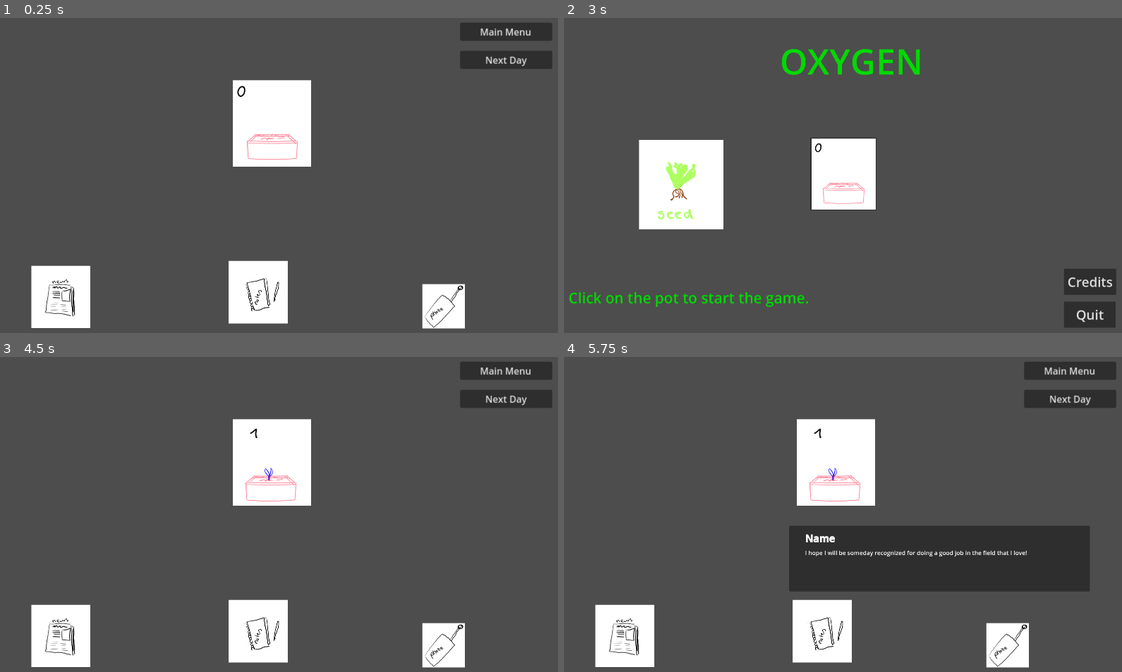
Above: before the commit, frames 1-4 (two rows, left to right).
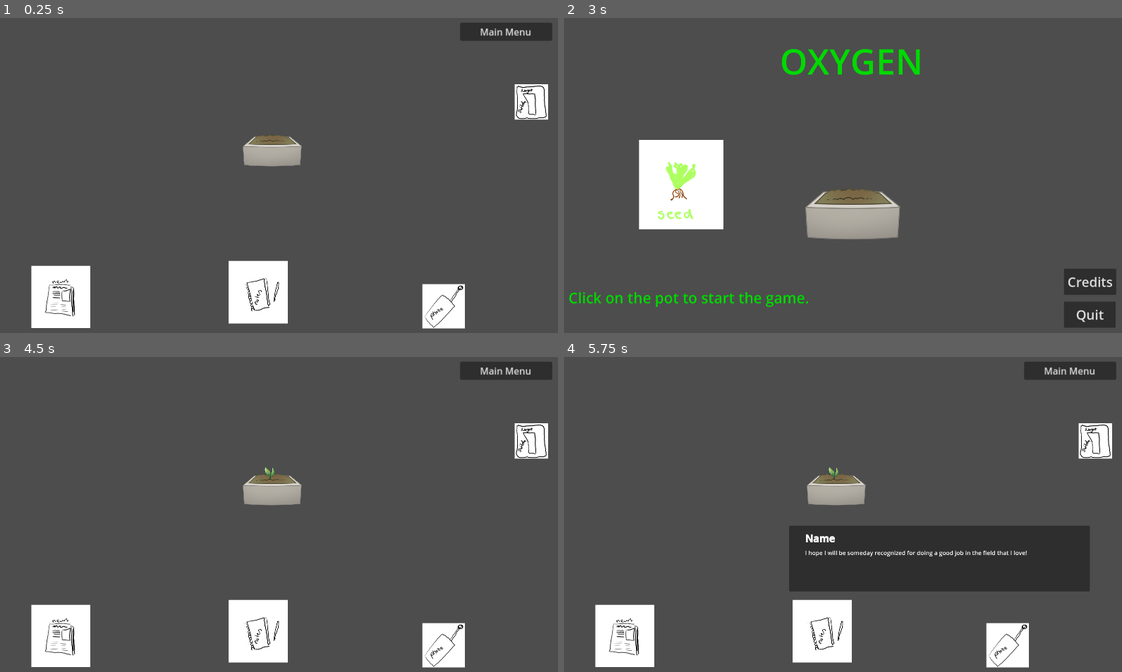
Above: after the commit, the same moments.

Repository: gringames/fem-devs-jam-24
Game: Godot game, scene res://Game/game.tscn
Two runs of this game, one before a commit and one after it. Both use one fixed random seed, a clock stepped at 60 frames per second and the inputs below.
Inputs (mouse positions are in pixels of both pictures, inside the frame that each line leads up to; where the layout moved, square brackets give the same spot in the first picture):
- Up to frame 1 (0.25 s): no input
- Up to frame 2 (3 s): click (1094, 103) [1071, 58] at 0.5 s; click (1094, 103) [1071, 58] at 1.25 s; click (1094, 103) [1071, 58] at 2 s; click "Main Menu" at 2.75 s
- Up to frame 3 (4.5 s): click (290, 552) [279, 514] at 3.5 s; tap Enter at 4.25 s; move the mouse to (273, 460) at 4.27 s; click (273, 460) at 4.35 s
- Up to frame 4 (5.75 s): tap Space at 5 s; move the mouse to (1010, 646) at 5.02 s; click (1010, 646) at 5.1 s

The runs differ from the first frame. In frame 1, 5.4% of the frame differs, in the area x 41-99%, y 10-48%; in frame 2, 4.4%; in frame 3, 5.4%; in frame 4, 5.4%.

Commit message:
use light switch

Diff:
--- a/femdevsjam24/Features/Plant/plant.tscn
+++ b/femdevsjam24/Features/Plant/plant.tscn
@@ -1,16 +1,29 @@
-[gd_scene load_steps=4 format=3 uid="uid://diix6rtcrr4eq"]
+[gd_scene load_steps=11 format=3 uid="uid://diix6rtcrr4eq"]
 
 [ext_resource type="Script" path="res://Features/Plant/plant.gd" id="1_cwib7"]
-[ext_resource type="Texture2D" uid="uid://p2w116ewatxm" path="res://Art/Plant/0.png" id="2_b0iar"]
+[ext_resource type="Texture2D" uid="uid://bel1dyr6sigsc" path="res://Art/Plant/0_Pot_Dry.png" id="2_7am0f"]
 [ext_resource type="PackedScene" uid="uid://cr8ow5elky823" path="res://Features/ClickableObjects/Clickable.tscn" id="2_ymos1"]
+[ext_resource type="Texture2D" uid="uid://dyb4ovvb1gpq4" path="res://Art/Plant/1_Plant_Day_1.png" id="3_sa75d"]
+[ext_resource type="Texture2D" uid="uid://du7owsyh83vrf" path="res://Art/Plant/2_Plant_Day_2.png" id="4_3t1oi"]
+[ext_resource type="Texture2D" uid="uid://cdktxyp66h730" path="res://Art/Plant/3_Plant_Day_3.png" id="5_5wgwu"]
+[ext_resource type="Texture2D" uid="uid://dq1qmhhihu1og" path="res://Art/Plant/4_Plant_Day_4.png" id="6_wimh5"]
+[ext_resource type="Texture2D" uid="uid://crpleayhvrcs2" path="res://Art/Plant/5_Plant_Day_5.png" id="7_s4adr"]
+[ext_resource type="Texture2D" uid="uid://dkrb4kwyj336g" path="res://Art/Plant/6_Plant_Day_6.png" id="8_74oxc"]
+[ext_resource type="Texture2D" uid="uid://bukk0fcbnjtao" path="res://Art/Plant/7_Withered.png" id="9_wec8e"]
 
 [node name="Plant" type="Node2D"]
 script = ExtResource("1_cwib7")
-plant_state_images = Array[Texture2D]([null, null, null, null, null, null, null, null])
+plant_state_images = Array[Texture2D]([ExtResource("2_7am0f"), ExtResource("3_sa75d"), ExtResource("4_3t1oi"), ExtResource("5_5wgwu"), ExtResource("6_wimh5"), ExtResource("7_s4adr"), ExtResource("8_74oxc"), ExtResource("9_wec8e")])
+
+[node name="PotVisual" type="Sprite2D" parent="."]
+position = Vector2(7.62939e-06, 7.62939e-06)
+scale = Vector2(0.088655, 0.088655)
+texture = ExtResource("2_7am0f")
 
 [node name="PlantVisual" type="Sprite2D" parent="."]
-scale = Vector2(0.30531, 0.30531)
-texture = ExtResource("2_b0iar")
+position = Vector2(7.62939e-06, 7.62939e-06)
+scale = Vector2(0.088655, 0.088655)
+texture = ExtResource("2_7am0f")
 
 [node name="Clickable" parent="." instance=ExtResource("2_ymos1")]
 position = Vector2(0, -9.53674e-07)
--- a/femdevsjam24/Features/day_cycle/day_manager.gd
+++ b/femdevsjam24/Features/day_cycle/day_manager.gd
@@ -8,11 +8,12 @@
 
 
 var day_info: Dictionary = {
-	0 : {
+	0 :
+		{
 		"tasks": ["plant the seed"],
 		"calls": [],
 		"newspaper": []
-	},
+		},
 	1 :
 		{
 		"tasks":
@@ -38,15 +39,15 @@
 			[
 			"03-07-2084",
 			"Flooding in Venice leaves bodies on the streets.",
-			"The local police is trying to identify as many corpses as possible, and all citizens are encouraged to abandon their houses. The body of a dead dolphin has also been found in Saint Mark's Square, an animal that was believed to had extinted 20 years ago."
+			"The local police is trying to identify as many corpses as possible, and all citizens are encouraged to abandon their houses. The body of a dead dolphin has also been found in Saint Mark's Square, an animal that was believed to have gone extinct 20 years ago."
 			]
 		},
 	2 :
 		{
 		"tasks":
 			[
-			"water the seed",
-			"look around"
+			"water the seedling",
+			"check seedling temperature",
 			],
 		"calls":
 			[
@@ -63,17 +64,135 @@
 			],
 		"newspaper":
 			[
-			"03-07-2084",
-			"Flooding in Venice leaves bodies on the streets.",
-			"The local police is trying to identify as many corpses as possible, and all citizens are encouraged to abandon their houses. The body of a dead dolphin has also been found in Saint Mark's Square, an animal that was believed to had extinted 20 years ago."
+			"04-05-2084",
+			"Oxygen drops to never-before-seen levels.",
+			"Oxygen levels in the atmosphere keep dropping at a fast pace. Breathing outside of  aconditionated areas has become an impossible tasks. Oxygen masks's prices have increased due to high demand."
 			]
 		},
 	3 :
 		{
 		"tasks":
 			[
-			"water the seed",
-			"look around"
+			"water the sapling",
+			"trim the sapling"
+			],
+		"calls":
+			[
+			"Mizuki§Hello, it's Mizuki Watanabe. I just wanted to check on the tree progress.",
+			"What do you think of the soil I produced? Is it working fine?",
+			"If you think I need to make a different one, just tell me so. I've been thinking about some nutrients I could add.",
+			"By the way, I also have to tell you about food supplies. We are running short, so we'll need to cut rations in half.",
+			"It's fine, though... I mean, since Kate, Alessandro and Mila decided to leave...",
+			"We will make it with what we have. Thanks to them.",
+			"Do you ever wonder how they are? If they are still...?",
+			"No, I can't think like this. I'm sure they are just fine. Waiting for us to finish our job here.",
+			"I'll keep thinking about possible changes to the soil. Have a good day."
+			],
+		"newspaper":
+			[
+			"05-08-2084",
+			"Human population at its lowest.",
+			"The future of humanity is uncertain. The number of deaths doubles births each day. 90% of young people have declared not to have kids. Who would want to bring a baby into this world?"
+			]
+		},
+	4 :
+		{
+		"tasks":
+			[
+			"water the sapling",
+			],
+		"calls":
+			[
+			"Mizuki§Hello, it's Mizuki Watanabe. I came up with a better soil for the tree.",
+			"I left it in your lab this morning with this month's newspaper. I took the old soil with me so you wouldn't get confused.",
+			"I've seen the tree is growing well. I really hope it turns out to be a healthy, resilient tree in the end.",
+			"Did Anton and Sai tell you about the \"hopes\" conversations we've been maintaining?",
+			"I don't usually like to talk about myself, but... I agreed to share my feelings with them. I felt like this was important.",
+			"Hopes are what keep us alive, aren't they? We live in a world without oxygen. The only thing fueling us are hopes now.",
+			"It feels kind of poetic, don't you think? If our tree grows, it will provide us with oxygen to help us achieve our hopes one day.",
+			"I wish... I hope I can go back to Kyoto when this is over. Walk alongside Kamo river. See the herons take flight once more...",
+			"If there is anyone left alive, that is.",
+			"I need to hang up. Sai is screaming about finding sand in his coffee again. Please, enjoy your day."
+			],
+		"newspaper":
+			[
+			"06-03-2084",
+			"Great freezes turn northern Europe uninhabitable.",
+			"Great amounts of population are gathering in southern France and northern Spain. The Mediterranean Sea seems to be humanity's last haven on earth. The rest of the world has turned into either a frozen landscape or scorched desert."
+			]
+		},
+	5 :
+		{
+		"tasks":
+			[
+			"water the sapling",
+			"feed the sapling",
+			"check sapling temperature",
+			],
+		"calls":
+			[
+			"Sai§Hi, mate! Doctor sand-exterminator Banerjee on the phone!",
+			"I'm actually terrible at getting rid of the sand, though. I think Mizuki is starting to get annoyed by my futile tries.",
+			"I just wanted to chek up on you. Are you alright? Feeling well and rested?",
+			"I received a letter from my wife today. She attatched a photo of our kids. If you saw how much they grew!",
+			"I remember when they were like, 2 or 3, and I was asked to take care of them while my wife had a shower.",
+			"I was reading a very interesting abstract on telomeres in some kind of Swedish bird and didn't notice the kiddo walking to the stairs.",
+			"He was using one of those baby-walkers full of hanging toys. The noise they made when he fell all the way down!",
+			"Mind you, this story is funny because he was totally fine after that, although my wife wasn't what you'd call happy.",
+			"I tried to be a better dad after that, you know? So, instead of taking care of the kids, I went straight into the lab and researched.",
+			"\"If I could just turn my kids' flesh into bullet-proof skin\", I thought.",
+			"I'm just kidding! My wife didn't like that joke, either. It's a miracle she's never asked me for a divorce.",
+			"I just hope my family is doing fine...",
+			"But that's a regular hope everyone has, isn't it? Talking with all of you about hopes, I wanted to come up with one of my own.",
+			"And I think... I think I hope I can look back, when I'm old, and be happy with how I spent my life.",
+			"There! That's a rad hope from a cool guy, innit? Fits me just right.",
+			"Phew, wasn't I chatty today? I'll go back to work now. Don't forget to eat your veggies!",
+			],
+		"newspaper":
+			[
+			"07-04-2084",
+			"Scientists aren't finding a solution for rotting trees.",
+			"Trees remain rotten everywhere. All kinds of saplings die within days. None of the three scientist groups investigating the issue (lead by Drs. Alejandra García, Anton Hopper and Boris Vassiliev) have reported any remarkable progress yet."
+			]
+		},
+	6 :
+		{
+		"tasks":
+			[
+			"water the sapling",
+			"trim the sapling",
+			"feed the sapling",
+			"check sapling temperature",
+			],
+		"calls":
+			[
+			"Anton§Hey, Anton Hopper here. I wanted to check the tree status with you. It was looking healthy last time I checked. You are watering it properly, right?",
+			"Sorry, I don't mean to imply that you don't know how to do your job. It's just... This needs to work. It has to work.",
+			"So... You heard about the hopes talk, yeah? Sai told us yours. But now that time has passed, I've been wondering more about...",
+			"Regrets.",
+			"I have some. They are deep, and dark, and sometimes keep me awake at night.",
+			"I... I think I need to share them with someone or they'll turn me mad.",
+			"But not yet. I don't feel prepared. Still, do you promise you won't judge me once I can tell you?",
+			"It's just... too hard. This has been eating me alive. But it's fine. It will be fine.",
+			"Everything we're doing here will make it worthwhile.",
+			"Did you read yesterday's newspaper? If so, you may be wondering why I didn't tell anyone from outside about our tree.",
+			"Don't think too much about it. I don't want to give false hope and attract unneeded attention.",
+			"Not until we are sure this tree will grow.",
+			"Once we confirm it can survive in today's conditions... well. We will make history.",
+			"We will appear in the news with a way brighter headline!",
+			"Let's go back to work, Doctor. Make sure that tree doesn't die.",
+			],
+		"newspaper":
+			[
+			"08-06-2084",
+			"No more hope.",
+			"The are no more trees. No animals. No food. No place to live. Why? Why didn't we stop this before? Why didn't we listen when scientists warned us this would happen? Now it's too late. Planet Earth is officially dead."
+			]
+		},
+	7 :
+		{
+		"tasks":
+			[
 			],
 		"calls":
 			[
@@ -96,118 +215,6 @@
 			"The local police is trying to identify as many corpses as possible, and all citizens are encouraged to abandon their houses. The body of a dead dolphin has also been found in Saint Mark's Square, an animal that was believed to had extinted 20 years ago."
 			]
 		},
-	4 :
-		{
-		"tasks":
-			[
-			"water the seed",
-			"look around"
-			],
-		"calls":
-			[
-			"Anton§Hey, Anton Hopper here. Just making the routine check-up call.",
-			"The tree hasn't died yet, has it? That's great news. Sorry if I am a bit nervous about this. We need to make it work.",
-			"Anyway, let's go over your duties real quick. I need to get out to fix the damn vents that broke yesterday.",
-			"Keep the tree alive. I don't need to remind you this one, right?",
-			"Check your notepad if you aren't sure of what it needs.",
-			"Also, Sai said he would leave the newspaper on your desk when it arrives.",
-			"We receive it monthly. Not much we can do about it with how things are outside.",
-			"Lastly, when you are finished, for the love of God, do not forget to turn the lights off. We have NO energy to waste.",
-			"I have to go now. I hope this turns out right...",
-			"We've been talking about during breakfast, you know? Hopes.",
-			"They all rely on what we're doing here, buddy. Keep tight."
-			],
-		"newspaper":
-			[
-			"03-07-2084",
-			"Flooding in Venice leaves bodies on the streets.",
-			"The local police is trying to identify as many corpses as possible, and all citizens are encouraged to abandon their houses. The body of a dead dolphin has also been found in Saint Mark's Square, an animal that was believed to had extinted 20 years ago."
-			]
-		},
-	5 :
-		{
-		"tasks":
-			[
-			"water the seed",
-			"look around"
-			],
-		"calls":
-			[
-			"Anton§Hey, Anton Hopper here. Just making the routine check-up call.",
-			"The tree hasn't died yet, has it? That's great news. Sorry if I am a bit nervous about this. We need to make it work.",
-			"Anyway, let's go over your duties real quick. I need to get out to fix the damn vents that broke yesterday.",
-			"Keep the tree alive. I don't need to remind you this one, right?",
-			"Check your notepad if you aren't sure of what it needs.",
-			"Also, Sai said he would leave the newspaper on your desk when it arrives.",
-			"We receive it monthly. Not much we can do about it with how things are outside.",
-			"Lastly, when you are finished, for the love of God, do not forget to turn the lights off. We have NO energy to waste.",
-			"I have to go now. I hope this turns out right...",
-			"We've been talking about during breakfast, you know? Hopes.",
-			"They all rely on what we're doing here, buddy. Keep tight."
-			],
-		"newspaper":
-			[
-			"03-07-2084",
-			"Flooding in Venice leaves bodies on the streets.",
-			"The local police is trying to identify as many corpses as possible, and all citizens are encouraged to abandon their houses. The body of a dead dolphin has also been found in Saint Mark's Square, an animal that was believed to had extinted 20 years ago."
-			]
-		},
-	6 :
-		{
-		"tasks":
-			[
-			"water the seed",
-			"look around"
-			],
-		"calls":
-			[
-			"Anton§Hey, Anton Hopper here. Just making the routine check-up call.",
-			"The tree hasn't died yet, has it? That's great news. Sorry if I am a bit nervous about this. We need to make it work.",
-			"Anyway, let's go over your duties real quick. I need to get out to fix the damn vents that broke yesterday.",
-			"Keep the tree alive. I don't need to remind you this one, right?",
-			"Check your notepad if you aren't sure of what it needs.",
-			"Also, Sai said he would leave the newspaper on your desk when it arrives.",
-			"We receive it monthly. Not much we can do about it with how things are outside.",
-			"Lastly, when you are finished, for the love of God, do not forget to turn the lights off. We have NO energy to waste.",
-			"I have to go now. I hope this turns out right...",
-			"We've been talking about during breakfast, you know? Hopes.",
-			"They all rely on what we're doing here, buddy. Keep tight."
-			],
-		"newspaper":
-			[
-			"03-07-2084",
-			"Flooding in Venice leaves bodies on the streets.",
-			"The local police is trying to identify as many corpses as possible, and all citizens are encouraged to abandon their houses. The body of a dead dolphin has also been found in Saint Mark's Square, an animal that was believed to had extinted 20 years ago."
-			]
-		},
-	7 :
-		{
-		"tasks":
-			[
-			"water the seed",
-			"look around"
-			],
-		"calls":
-			[
-			"Anton§Hey, Anton Hopper here. Just making the routine check-up call.",
-			"The tree hasn't died yet, has it? That's great news. Sorry if I am a bit nervous about this. We need to make it work.",
-			"Anyway, let's go over your duties real quick. I need to get out to fix the damn vents that broke yesterday.",
-			"Keep the tree alive. I don't need to remind you this one, right?",
-			"Check your notepad if you aren't sure of what it needs.",
-			"Also, Sai said he would leave the newspaper on your desk when it arrives.",
-			"We receive it monthly. Not much we can do about it with how things are outside.",
-			"Lastly, when you are finished, for the love of God, do not forget to turn the lights off. We have NO energy to waste.",
-			"I have to go now. I hope this turns out right...",
-			"We've been talking about during breakfast, you know? Hopes.",
-			"They all rely on what we're doing here, buddy. Keep tight."
-			],
-		"newspaper":
-			[
-			"03-07-2084",
-			"Flooding in Venice leaves bodies on the streets.",
-			"The local police is trying to identify as many corpses as possible, and all citizens are encouraged to abandon their houses. The body of a dead dolphin has also been found in Saint Mark's Square, an animal that was believed to had extinted 20 years ago."
-			]
-		},
 }
 
 var current_day: int = 0
--- a/femdevsjam24/Game/game.tscn
+++ b/femdevsjam24/Game/game.tscn
@@ -1,18 +1,11 @@
-[gd_scene load_steps=19 format=3 uid="uid://b2ffyvuyqw2vg"]
+[gd_scene load_steps=12 format=3 uid="uid://b2ffyvuyqw2vg"]
 
 [ext_resource type="Script" path="res://Buttons/open_scene.gd" id="3_k2dps"]
-[ext_resource type="Texture2D" uid="uid://p2w116ewatxm" path="res://Art/Plant/0.png" id="5_djf2k"]
+[ext_resource type="Texture2D" uid="uid://cn0vhveeyl7qg" path="res://Art/light_switch.png" id="3_ws5hu"]
 [ext_resource type="PackedScene" uid="uid://dji4jtqq2jpyq" path="res://Text/Input/text_input.tscn" id="5_ue57g"]
 [ext_resource type="Script" path="res://Features/day_cycle/day_manager.gd" id="6_i1hnc"]
-[ext_resource type="Texture2D" uid="uid://bxq0srspbp8yi" path="res://Art/Plant/1.png" id="6_kqnc4"]
 [ext_resource type="PackedScene" uid="uid://diix6rtcrr4eq" path="res://Features/Plant/plant.tscn" id="6_ownbs"]
 [ext_resource type="PackedScene" uid="uid://d277a41su2sdk" path="res://Text/Box/text_box.tscn" id="6_rjoll"]
-[ext_resource type="Texture2D" uid="uid://c6yiaa7kbpu01" path="res://Art/Plant/2.png" id="7_o46us"]
-[ext_resource type="Texture2D" uid="uid://cnedxxo7y4y3k" path="res://Art/Plant/3.png" id="8_55u7n"]
-[ext_resource type="Texture2D" uid="uid://dhrxhi6to7pnv" path="res://Art/Plant/4.png" id="9_yiw0o"]
-[ext_resource type="Texture2D" uid="uid://cpimoyvt8ajjn" path="res://Art/Plant/5.png" id="10_nx1n8"]
-[ext_resource type="Texture2D" uid="uid://wlceiyas3x1s" path="res://Art/Plant/6.png" id="11_5rxby"]
-[ext_resource type="Texture2D" uid="uid://domrbkvb43gni" path="res://Art/Plant/w.png" id="12_i2fyr"]
 [ext_resource type="PackedScene" uid="uid://tbr5y2o7ouv1" path="res://Newspaper/newspaper_article.tscn" id="13_k3c02"]
 [ext_resource type="PackedScene" uid="uid://c60w1gih8xyxv" path="res://Features/ClickableObjects/Phone.tscn" id="14_3hl40"]
 [ext_resource type="PackedScene" uid="uid://b78moksmavcck" path="res://Features/ClickableObjects/Notebook.tscn" id="15_lu1wx"]
@@ -47,22 +40,21 @@
 anchors_preset = 1
 anchor_left = 1.0
 anchor_right = 1.0
-offset_left = 1160.0
-offset_top = -72.0
-offset_right = 1317.0
-offset_bottom = -41.0
+offset_left = 1344.0
+offset_top = 40.0
+offset_right = 1639.0
+offset_bottom = 353.0
 grow_horizontal = 0
-scale = Vector2(2, 2)
+scale = Vector2(0.4, 0.4)
 size_flags_horizontal = 8
 size_flags_vertical = 8
-text = "Next Day
-"
+icon = ExtResource("3_ws5hu")
+flat = true
 metadata/_edit_use_anchors_ = true
 
 [node name="Plant" parent="." instance=ExtResource("6_ownbs")]
 position = Vector2(520, 176)
 scale = Vector2(4, 4)
-plant_state_images = Array[Texture2D]([ExtResource("5_djf2k"), ExtResource("6_kqnc4"), ExtResource("7_o46us"), ExtResource("8_55u7n"), ExtResource("9_yiw0o"), ExtResource("10_nx1n8"), ExtResource("11_5rxby"), ExtResource("11_5rxby"), ExtResource("12_i2fyr")])
 
 [node name="Logic" type="Node" parent="."]
 
--- a/femdevsjam24/menus/main_menu.tscn
+++ b/femdevsjam24/menus/main_menu.tscn
@@ -3,7 +3,7 @@
 [ext_resource type="Script" path="res://Buttons/open_scene.gd" id="1_jfuih"]
 [ext_resource type="Script" path="res://menus/quit_game.gd" id="2_a1ba0"]
 [ext_resource type="Texture2D" uid="uid://bh1hvrkl581ju" path="res://Art/Plant/seed.png" id="3_kqxqe"]
-[ext_resource type="Texture2D" uid="uid://p2w116ewatxm" path="res://Art/Plant/0.png" id="4_ntd0n"]
+[ext_resource type="Texture2D" uid="uid://bel1dyr6sigsc" path="res://Art/Plant/0_Pot_Dry.png" id="4_dvwtc"]
 
 [node name="Node2D" type="Node2D"]
 
@@ -60,10 +60,15 @@
 texture = ExtResource("3_kqxqe")
 
 [node name="Button" type="Button" parent="."]
-offset_left = 856.0
-offset_top = 408.0
-offset_right = 1082.0
-offset_bottom = 657.0
-icon = ExtResource("4_ntd0n")
+offset_left = 816.0
+offset_top = 552.0
+offset_right = 1184.0
+offset_bottom = 776.0
+flat = true
 script = ExtResource("1_jfuih")
 sceneToOpenPath = "res://Game/game.tscn"
+
+[node name="0PotDry" type="Sprite2D" parent="."]
+position = Vector2(1000, 520)
+scale = Vector2(0.572, 0.572)
+texture = ExtResource("4_dvwtc")
Not shown, added: femdevsjam24/Art/Plant/0_Pot_Dry.png.import
Not shown, added: femdevsjam24/Art/Plant/0_Pot_Wet.png.import
Not shown, added: femdevsjam24/Art/Plant/1_Plant_Day_1.png.import
Not shown, added: femdevsjam24/Art/Plant/2_Plant_Day_2.png.import
Not shown, added: femdevsjam24/Art/Plant/3_Plant_Day_3.png.import
Not shown, added: femdevsjam24/Art/Plant/4_Plant_Day_4.png.import
Not shown, added: femdevsjam24/Art/Plant/5_Plant_Day_5.png.import
Not shown, added: femdevsjam24/Art/Plant/6_Plant_Day_6.png.import
Not shown, added: femdevsjam24/Art/Plant/7_Withered.png.import
Binary file added: femdevsjam24/Art/light_switch.png
Not shown, added: femdevsjam24/Art/light_switch.png.import
